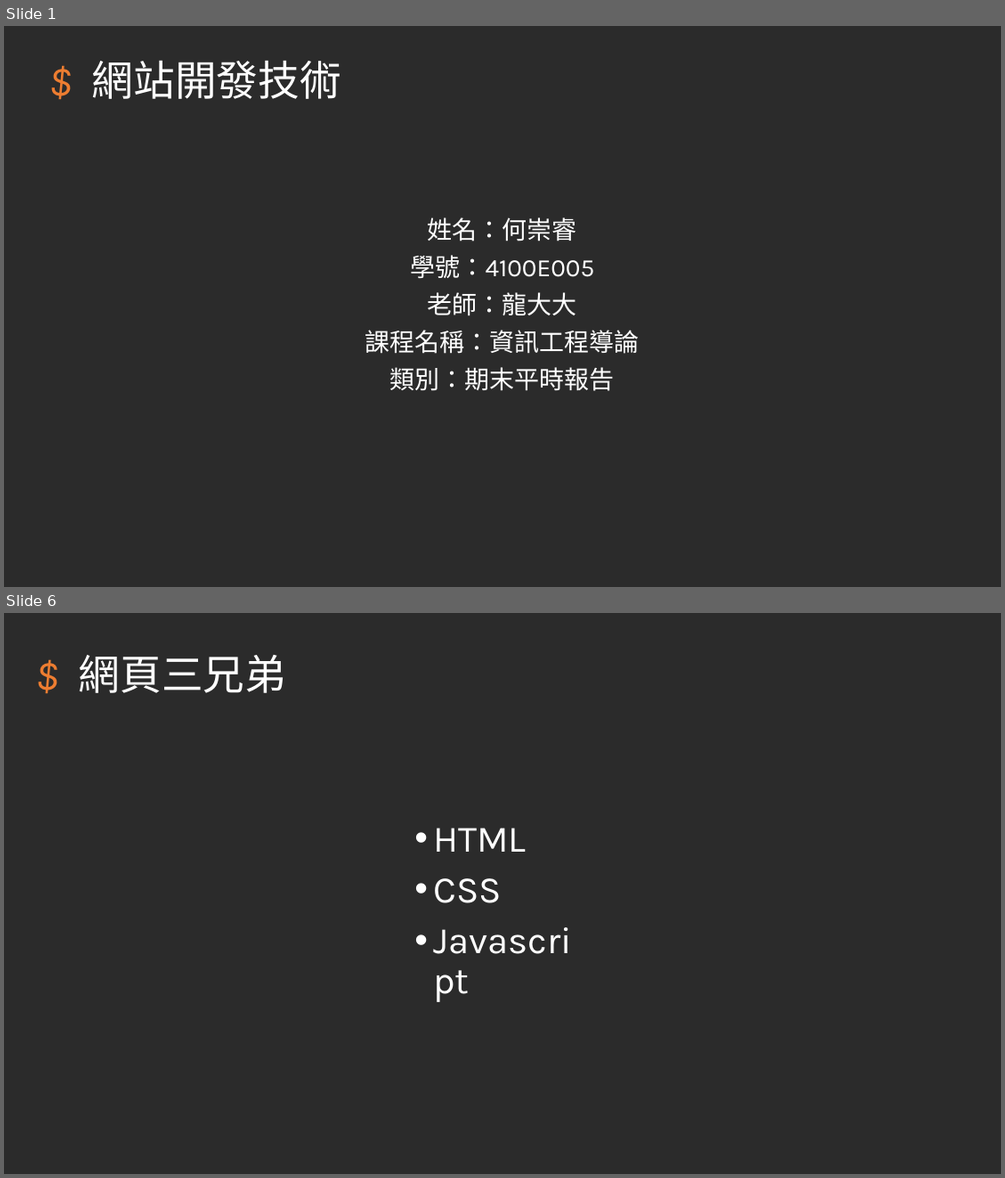
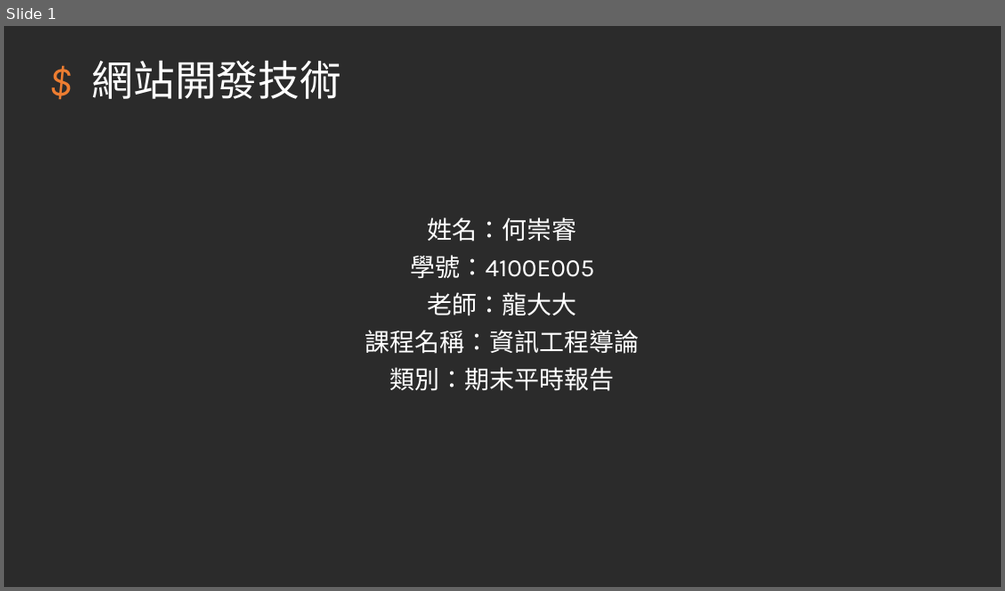
Before and after one commit to hehank/KSU_Class, a slide deck: 報告/網站開發技術_期末報告.pptm. Shown one above the other, each under a label of ours: slides 1 and 6 before the commit, slide 1 after it; the slides between them are not shown. The pictures are 1005x1178 and 1005x591 pixels, drawn with LibreOffice and Linux fonts; fonts in the diff are those of the drawing; background and template pictures are left out; a plain dark background stands for a picture behind light text. Boxes give left, top, right and bottom in pixels: in the first picture for what was removed or moved away, otherwise in the second. Text is boxed around its words. In the diff, an @@ line names an element or a change of style, - is before the commit and + after.

```diff
--- a/報告/網站開發技術_期末報告.pptm
+++ b/報告/網站開發技術_期末報告.pptm
@@ slide 6 removed at (4,613,1001,1174), background picture (left out) @@
@@ title removed at (79,655,286,693) @@
-$ 網頁三兄弟
@@ text removed at (433,827,526,903) @@
-• HTML
-• CSS
-• Javascript
```
Also in this commit, not shown: 12 slides added, 8 other slides removed.
